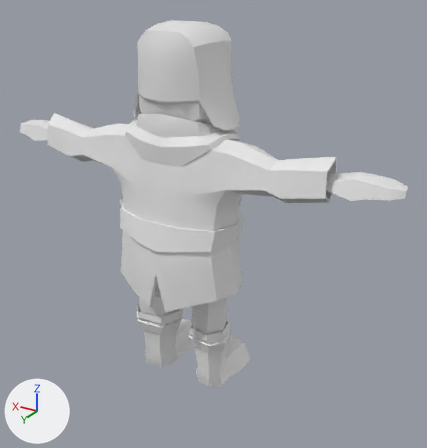
A saved change to the FBX model Assets/_GreenLeaves/Models/Character/SM_Character.fbx.
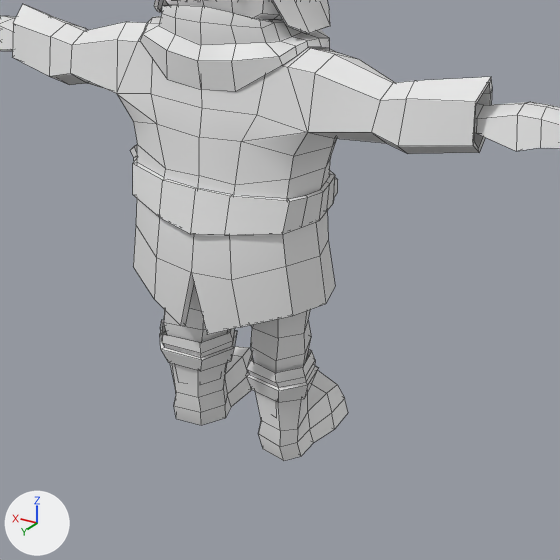
Old and new are each drawn whole from a camera (50 mm lens) standing at (-1.479, 2.267, 1.955) and looking at (-0.096, -0.038, 0.802) and again close up on the part from 9% to 89% of the width and 25% to 100% of the height. The lights are fixed; the arrows at lower left show +X, +Y and +Z. The close-ups show mesh edges as thin lines. Where no turn or scale is listed for an object, it has been applied to the vertices.

In view in the first close-up: 'Belt', 'Body', 'Boots', 'Hat.001', 'Pants', 'Scarf', 'Tunic'.
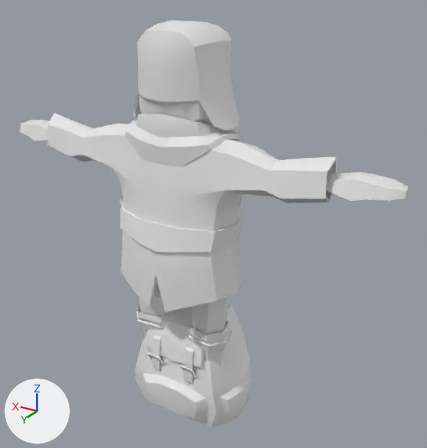
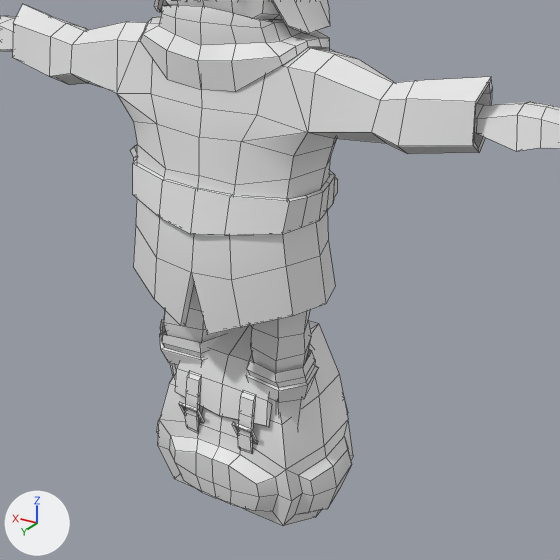
What differs and where, as boxes (x1, y1, x2, y2) in the close-ups (560 x 560 px):
'Backpack', added: after (157, 321, 353, 526)
'Boots', unchanged, covered by the edit: before (160, 319, 348, 461); after (160, 319, 348, 426)

The change, as a diff of the scene's bpy script:
```diff
--- a/Assets/_GreenLeaves/Models/Character/SM_Character.fbx.py
+++ b/Assets/_GreenLeaves/Models/Character/SM_Character.fbx.py
@@ me_backpack @@
+me_backpack.from_pydata(...)  # 266 vertices, 258 faces; spans x -0.335..0.335, y -0.113..0.255, z -0.304..0.353
@@ ob_backpack @@
+ob_backpack = bpy.data.objects.new('Backpack', me_backpack)
+ob_backpack.location = (0.0, 0.0, 0.0)
```
